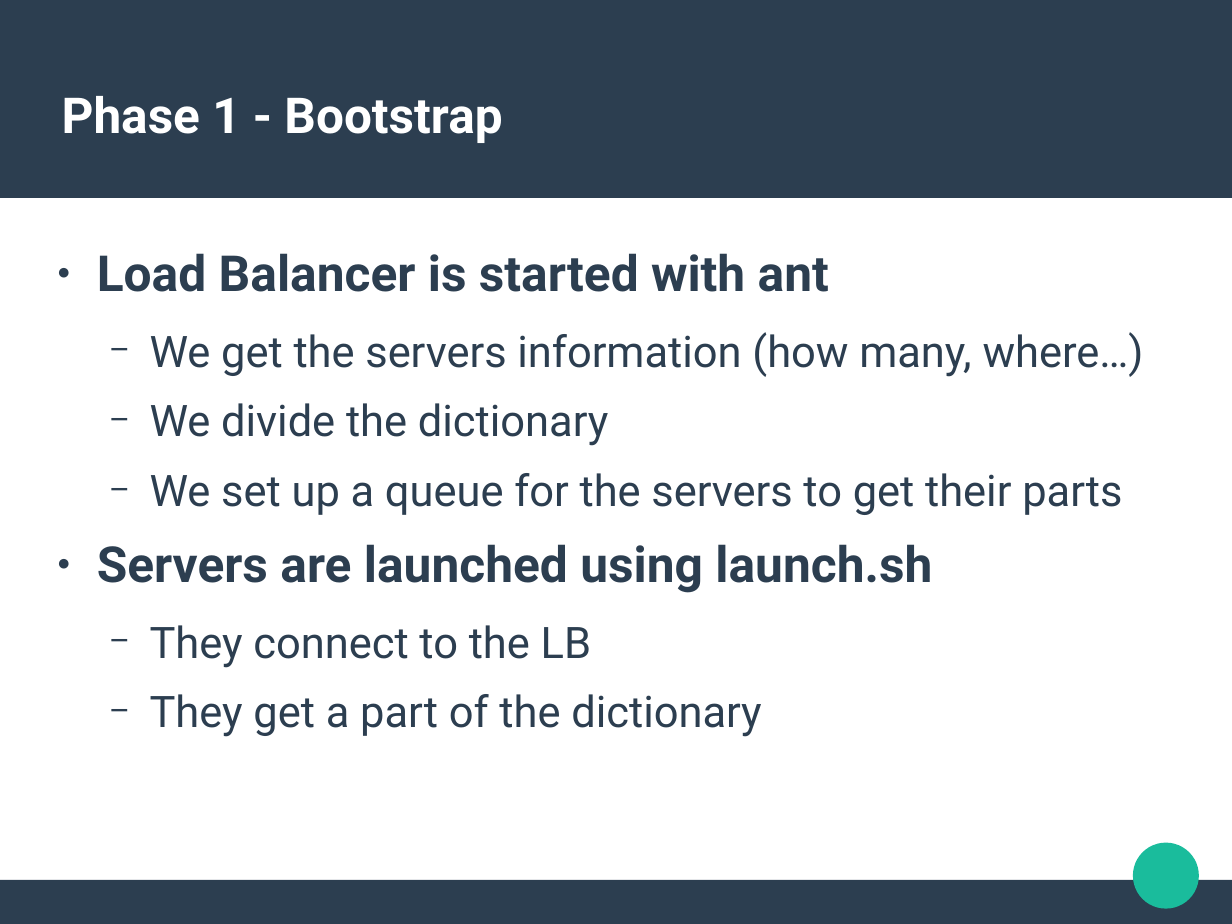
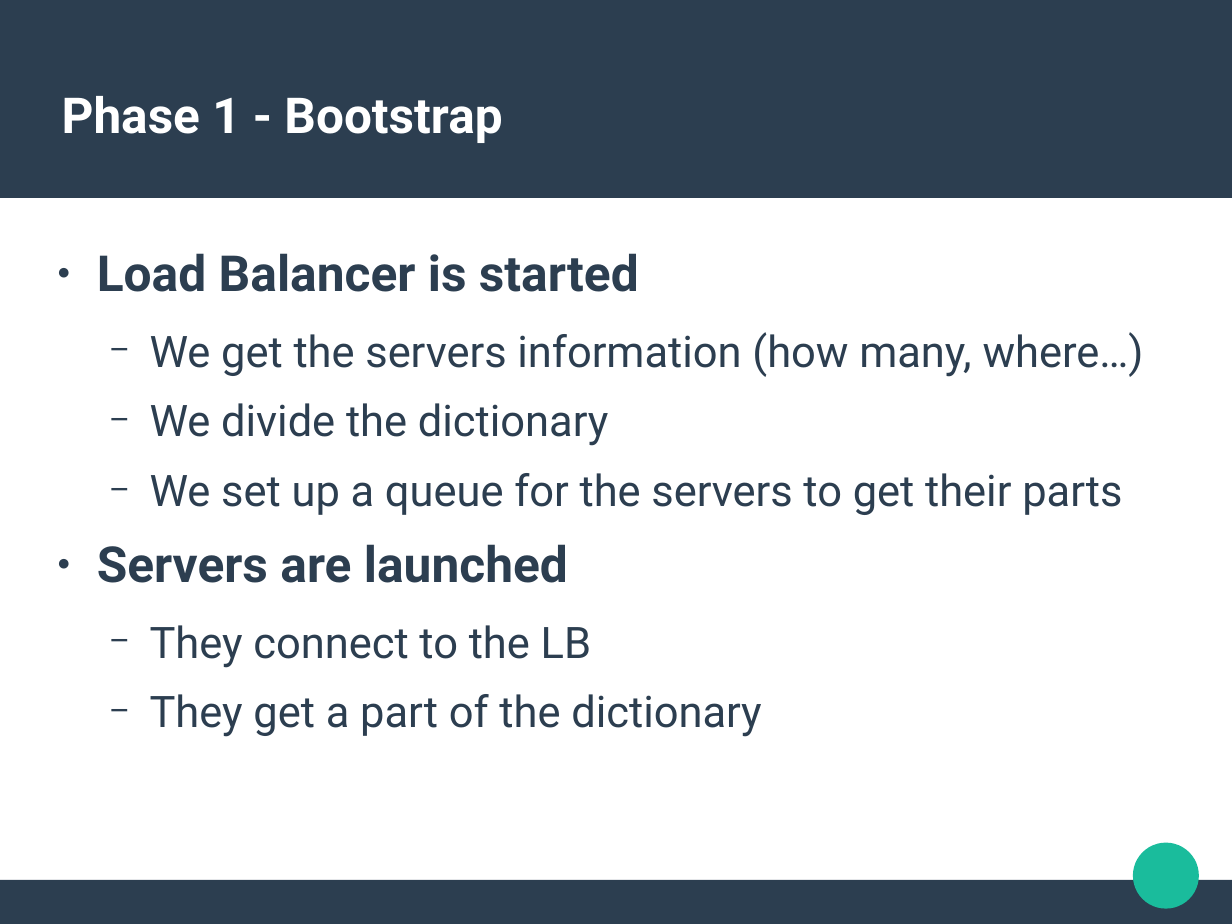
Before and after one commit to trandinhkhoa/distributed-system-project, a slide deck: slide 7 of presentation/defense.odp. Drawn at 1232x924 pixels with LibreOffice and Linux fonts; fonts in the diff are those of the drawing. Boxes give left, top, right and bottom in pixels: in the first picture for what was removed or moved away, otherwise in the second. Text is boxed around its words. In the diff, an @@ line names an element or a change of style, - is before the commit and + after.

```diff
--- a/presentation/defense.odp
+++ b/presentation/defense.odp
@@ text at bbox=[97, 253, 639, 292]: text changed @@
-● Load Balancer is started with ant
+● Load Balancer is started
@@ text at bbox=[97, 544, 568, 583]: text changed @@
-● Servers are launched using launch.sh
+● Servers are launched
```
Also in this commit, not shown: 1 other slide changed.
